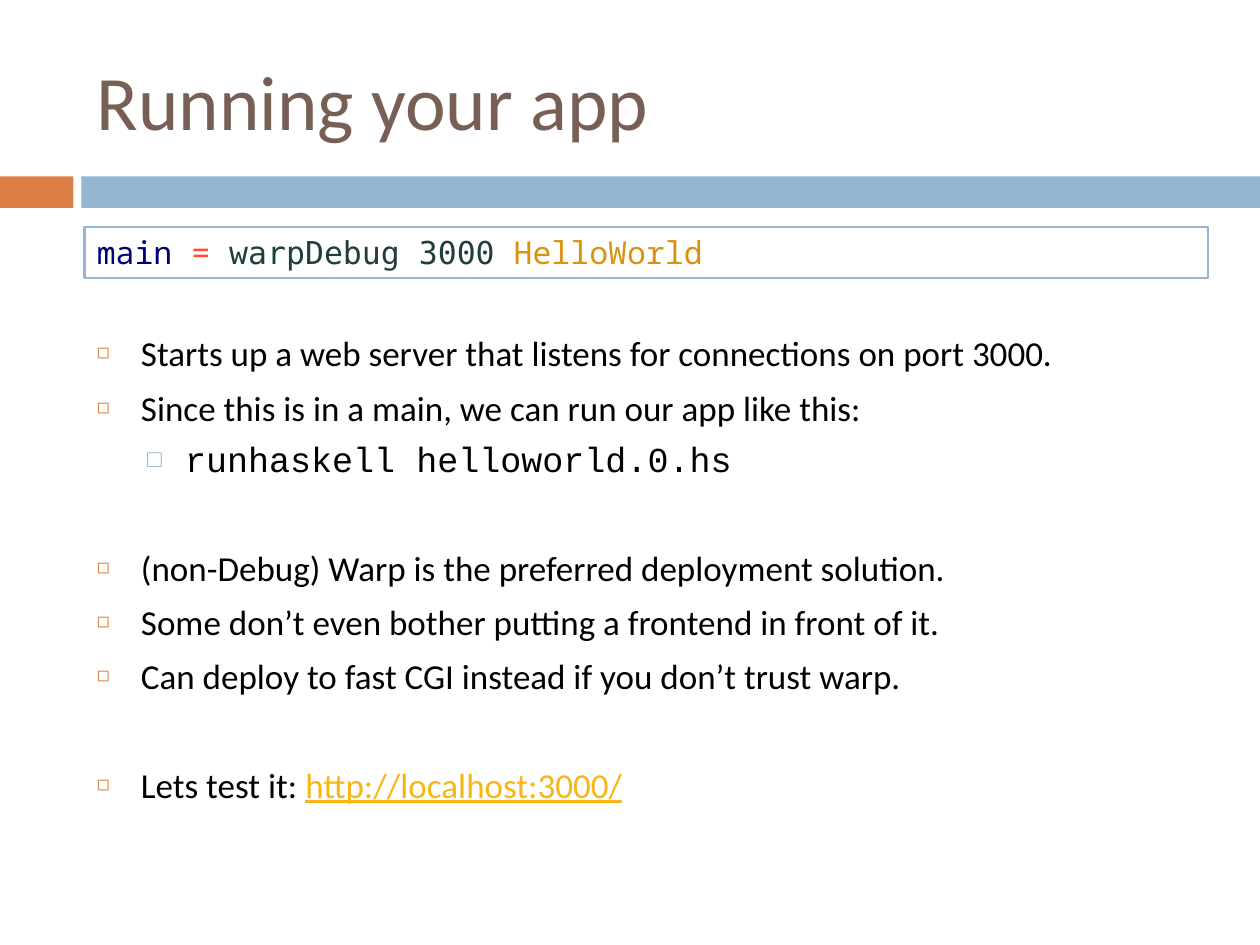
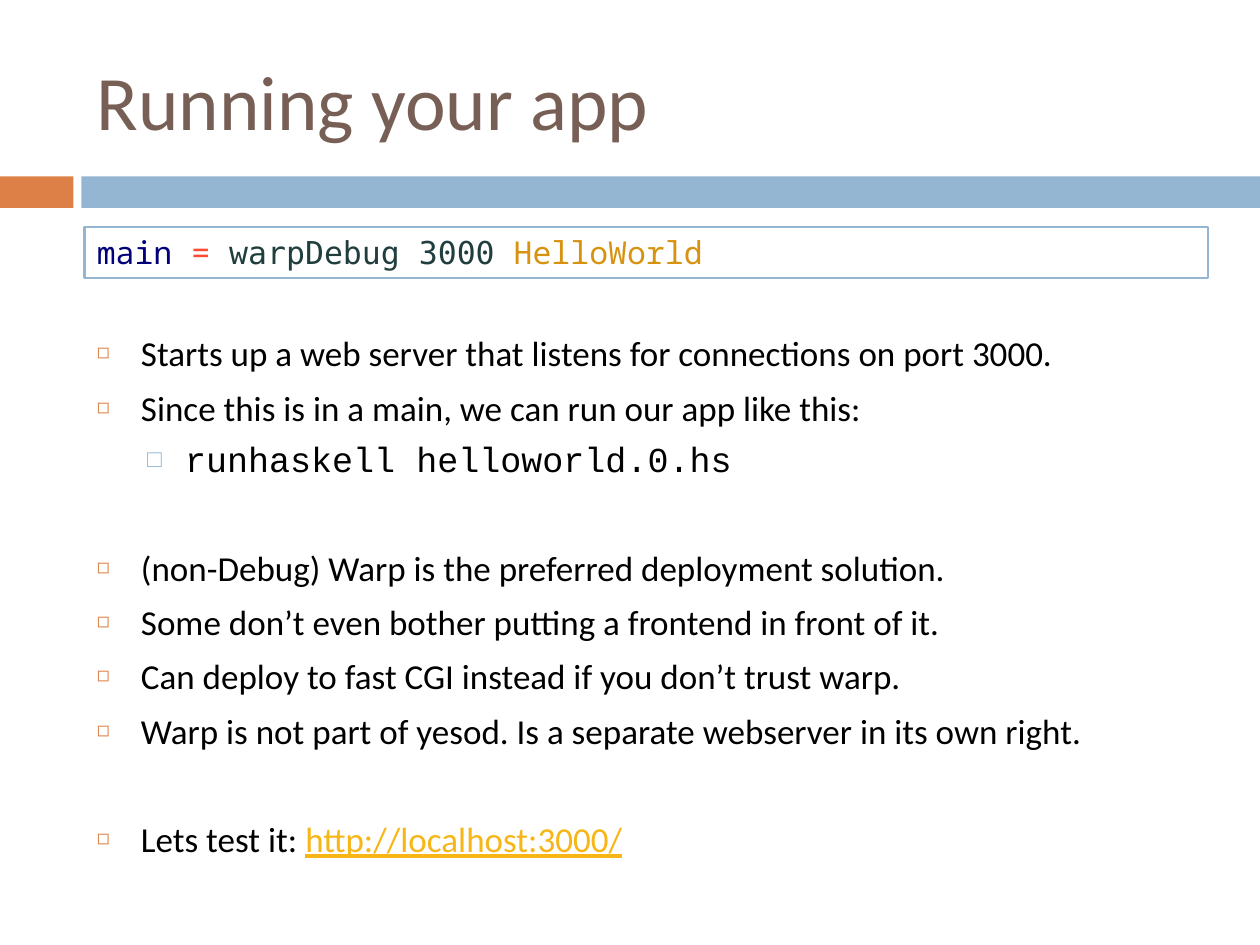
Before and after one commit to benkolera/talk-yesod, a slide deck: slide 19 of TypeSafeWebDevWithYesodAndHaskell.pptx. Drawn at 1260x945 pixels with LibreOffice and Linux fonts; fonts in the diff are those of the drawing. Boxes give left, top, right and bottom in pixels: in the first picture for what was removed or moved away, otherwise in the second. Text is boxed around its words. In the diff, an @@ line names an element or a change of style, - is before the commit and + after.

```diff
--- a/TypeSafeWebDevWithYesodAndHaskell.pptx
+++ b/TypeSafeWebDevWithYesodAndHaskell.pptx
@@ text at [141, 719, 1080, 750]: paragraph added @@
+◻ Warp is not part of yesod. Is a separate webserver in its own right.
```
Also in this commit, not shown: 8 other slides changed, 1 slide added, 1 other file.
